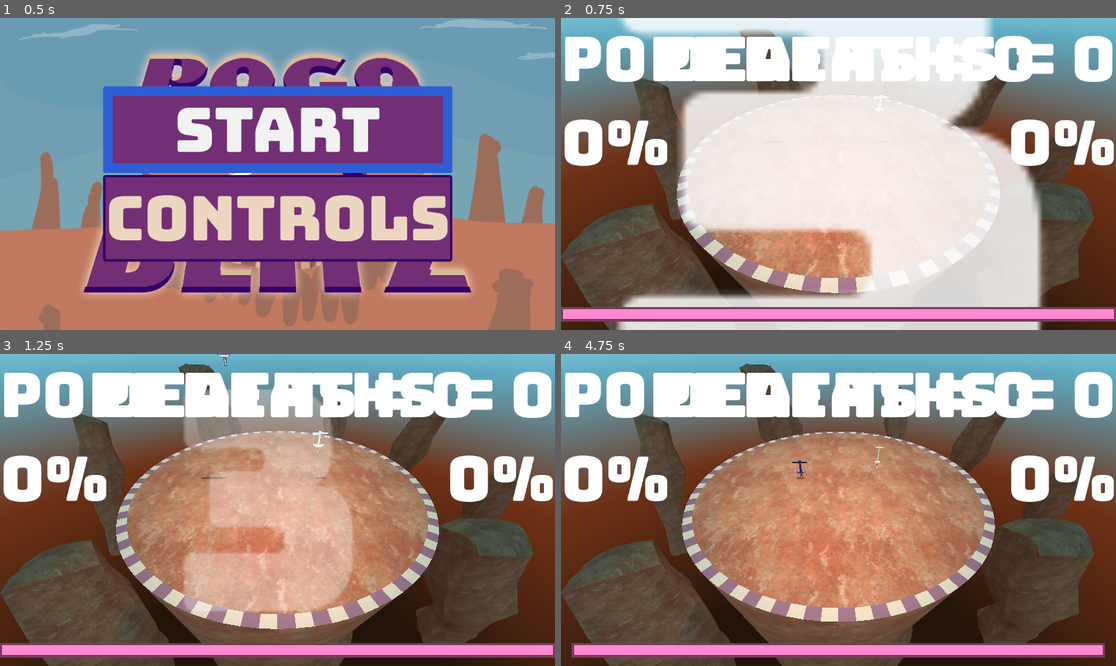
Above: before the commit, frames 1-4 (two rows, left to right).
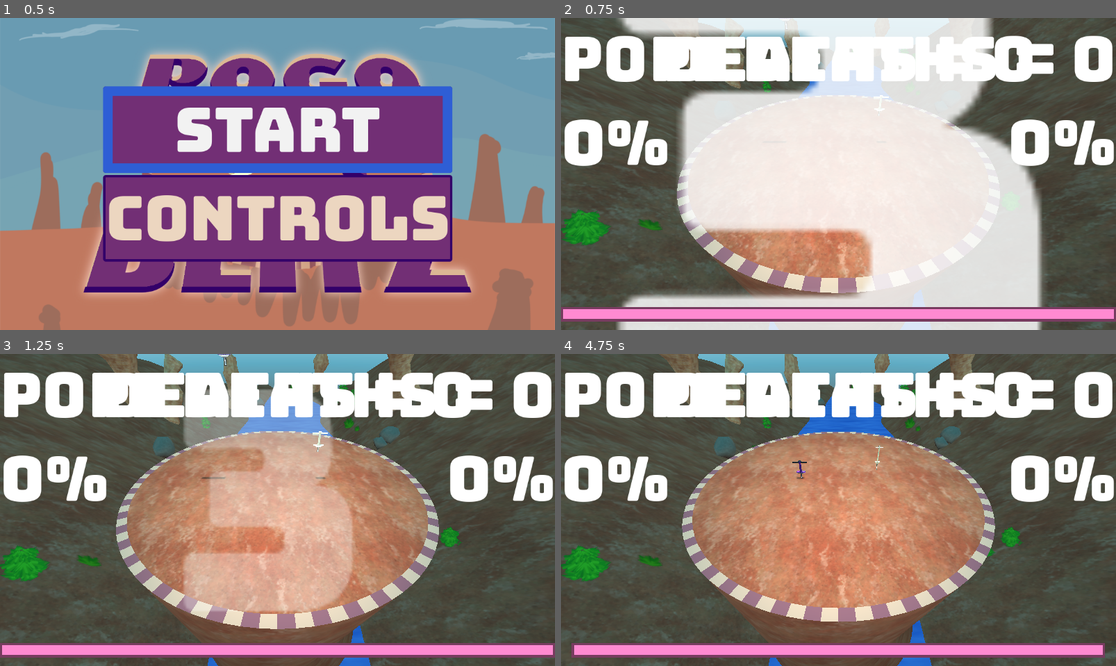
Above: after the commit, the same moments.

Repository: proximadams/Lucky-Erik-Alex-Jam-2025
Game: Godot game, scene res://UI/TitleScreen.tscn
The game is run twice, just before and just after one commit, with the same random seed, the same clock (stepped at 60 frames per second) and the same inputs. Sound files missing from this copy of the repository are replaced by a short silence.
Inputs:
- Up to frame 1 (0.5 s): no input
- Up to frame 2 (0.75 s): click "Start" at 0.5 s
- Up to frame 3 (1.25 s): no input
- Up to frame 4 (4.75 s): no input

Frame 1 is identical in both runs. In frame 2, 23% of the frame differs, in the area x 0-100%, y 0-100%; in frame 3, 33%; in frame 4, 34%.

Commit message:
updated hoodo enviro

Diff:
--- a/Environments/Hoodoo/Round1.tscn
+++ b/Environments/Hoodoo/Round1.tscn
@@ -8,7 +8,11 @@
 [ext_resource type="Texture2D" uid="uid://cwxodangmbk18" path="res://Environments/Hoodoo/T_Skybox.png" id="5_umqud"]
 [ext_resource type="PackedScene" uid="uid://c4yjmdym54n72" path="res://Player/player.tscn" id="6_dx8tj"]
 [ext_resource type="FontFile" uid="uid://cmjwv7ccyiqyi" path="res://UI/Themes/Bungee-Regular.ttf" id="7_7oqr0"]
-[ext_resource type="PackedScene" uid="uid://bagy4yri1s7v4" path="res://Environments/Hoodoo/SM_BGPillar.fbx" id="8_0b1jv"]
+[ext_resource type="PackedScene" uid="uid://clc2tdfm4ihai" path="res://Environments/Hoodoo/SM_HoodoEnviro.fbx" id="9_f18fd"]
+[ext_resource type="Texture2D" uid="uid://bm85qkaxoxntd" path="res://Environments/Hoodoo/T_Tree_C.png" id="10_8f6bo"]
+[ext_resource type="Texture2D" uid="uid://b7b5as3yx5pka" path="res://Environments/Hoodoo/T_Rock_C.png" id="11_w5vh3"]
+[ext_resource type="Texture2D" uid="uid://bi7tuqcru03w5" path="res://Environments/Hoodoo/T_PillarRock_C.png" id="12_uymw5"]
+[ext_resource type="Texture2D" uid="uid://bqjswrqccej05" path="res://Environments/Hoodoo/T_Water_C.png" id="13_pqhnh"]
 
 [sub_resource type="CylinderShape3D" id="CylinderShape3D_phmpv"]
 height = 100.0
@@ -50,6 +54,19 @@
 
 [sub_resource type="Theme" id="Theme_bk8hy"]
 Panel/styles/panel = SubResource("StyleBoxFlat_cwkv4")
+
+[sub_resource type="StandardMaterial3D" id="StandardMaterial3D_bkda3"]
+transparency = 1
+albedo_texture = ExtResource("10_8f6bo")
+
+[sub_resource type="StandardMaterial3D" id="StandardMaterial3D_mywqs"]
+albedo_texture = ExtResource("11_w5vh3")
+
+[sub_resource type="StandardMaterial3D" id="StandardMaterial3D_5apvl"]
+albedo_texture = ExtResource("12_uymw5")
+
+[sub_resource type="StandardMaterial3D" id="StandardMaterial3D_p88mg"]
+albedo_texture = ExtResource("13_pqhnh")
 
 [node name="Round1" type="Node3D"]
 script = ExtResource("1_0e4qq")
@@ -179,34 +196,17 @@
 grow_vertical = 0
 theme = SubResource("Theme_bk8hy")
 
-[node name="SM_BGPillar" parent="." instance=ExtResource("8_0b1jv")]
-transform = Transform3D(0.500723, 0, -1.73831, 0.2319, 2.69619, 0.060914, 1.80551, -0.346299, 0.47426, 202.417, -351.406, -100.17)
-
-[node name="SM_BGPillar7" parent="." instance=ExtResource("8_0b1jv")]
-transform = Transform3D(1.00145, 0.43166, -1.02884, -0.412408, 2.3486, -0.12941, 0.836907, 0.640807, 1.16734, 205.721, -303.111, -209.965)
-
-[node name="SM_BGPillar3" parent="." instance=ExtResource("8_0b1jv")]
-transform = Transform3D(2.006, -0.548754, -1.6656, 0.53314, 3.73634, 0, 1.80494, -0.493754, 1.85114, 312.006, -255.326, -63.1115)
-
-[node name="SM_BGPillar8" parent="." instance=ExtResource("8_0b1jv")]
-transform = Transform3D(1.87493, 0.795074, -1.74632, -0.713255, 3.67585, 0.087829, 1.88201, 0.601009, 1.77303, 247.224, -315.993, -316.738)
-
-[node name="SM_BGPillar9" parent="." instance=ExtResource("8_0b1jv")]
-transform = Transform3D(-0.240814, 0.880485, -2.41288, 0.582704, 3.6363, 0.519596, 2.67741, -0.712201, -0.330106, 490.139, -312.856, 179.294)
-
-[node name="SM_BGPillar4" parent="." instance=ExtResource("8_0b1jv")]
-transform = Transform3D(1.26798, -0.371949, -1.03695, 0.104303, 2.54863, -0.228305, 1.18504, 0.173661, 1.12962, 278.954, -256.554, 44.4131)
-
-[node name="SM_BGPillar5" parent="." instance=ExtResource("8_0b1jv")]
-transform = Transform3D(2.80837, -0.152577, -0.151192, 0.152787, 3.6088, 0.962166, 0.0987904, -1.2439, 2.80997, 84.3447, -319.681, 223.76)
-
-[node name="SM_BGPillar10" parent="." instance=ExtResource("8_0b1jv")]
-transform = Transform3D(2.752, -0.75217, -0.210041, 0.574751, 3.71203, 0.353431, 0.127282, -0.499057, 2.94542, 352.669, -418.818, 461.132)
-
-[node name="SM_BGPillar6" parent="." instance=ExtResource("8_0b1jv")]
-transform = Transform3D(2.52227, -1.09586, 1.10587, 0.792368, 3.69874, 0.239362, -1.23318, 0.135177, 2.41566, 421.334, -320.762, 260.462)
-
-[node name="SM_BGPillar2" parent="." instance=ExtResource("8_0b1jv")]
-transform = Transform3D(0.688367, 0.144958, 0.710731, -0.117319, 0.989177, -0.0881213, -0.715813, -0.0227223, 0.697923, -4.10726, -84.7799, -41.7973)
+[node name="SM_HoodoEnviro" parent="." instance=ExtResource("9_f18fd")]
+transform = Transform3D(-4.37114e-08, 0, -1, 0, 1, 0, 1, 0, -4.37114e-08, -200, 0, 0)
+
+[node name="pCube19" parent="SM_HoodoEnviro" index="35"]
+transform = Transform3D(0.855018, 0.775031, -0.815333, -0.143367, 1.35533, 0.676398, 1.14269, -0.409871, 0.694939, -122.599, -83.8809, -380.604)
+
+[node name="Bush_09" parent="SM_HoodoEnviro" index="36"]
+surface_material_override/0 = SubResource("StandardMaterial3D_bkda3")
+surface_material_override/1 = SubResource("StandardMaterial3D_mywqs")
+surface_material_override/2 = SubResource("StandardMaterial3D_5apvl")
+surface_material_override/4 = SubResource("StandardMaterial3D_p88mg")
 
 [editable path="Floor/SM_Skybox"]
+[editable path="SM_HoodoEnviro"]
Not shown: 1 places in Environments/Cookie/Round2.tscn that only renumber resources
Not shown: 1 places in Environments/Hoodoo/Round1.tscn that only renumber resources
Binary file added: Environments/Hoodoo/SM_HoodoEnviro.fbx
Not shown, added: Environments/Hoodoo/SM_HoodoEnviro.fbx.import
Binary file added: Environments/Hoodoo/T_PillarRock_C.png
Not shown, added: Environments/Hoodoo/T_PillarRock_C.png.import
Binary file added: Environments/Hoodoo/T_Rock_C.png
Not shown, added: Environments/Hoodoo/T_Rock_C.png.import
Binary file added: Environments/Hoodoo/T_Tree_C.png
Not shown, added: Environments/Hoodoo/T_Tree_C.png.import
Binary file added: Environments/Hoodoo/T_Water_C.png
Not shown, added: Environments/Hoodoo/T_Water_C.png.import
